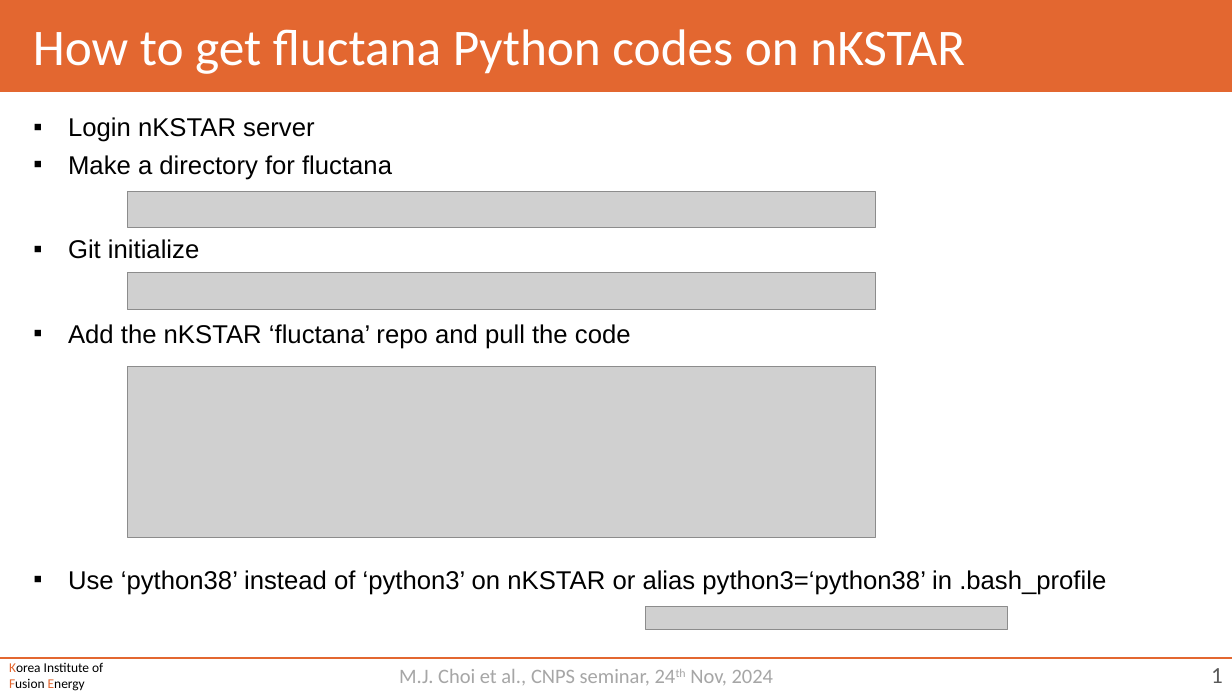
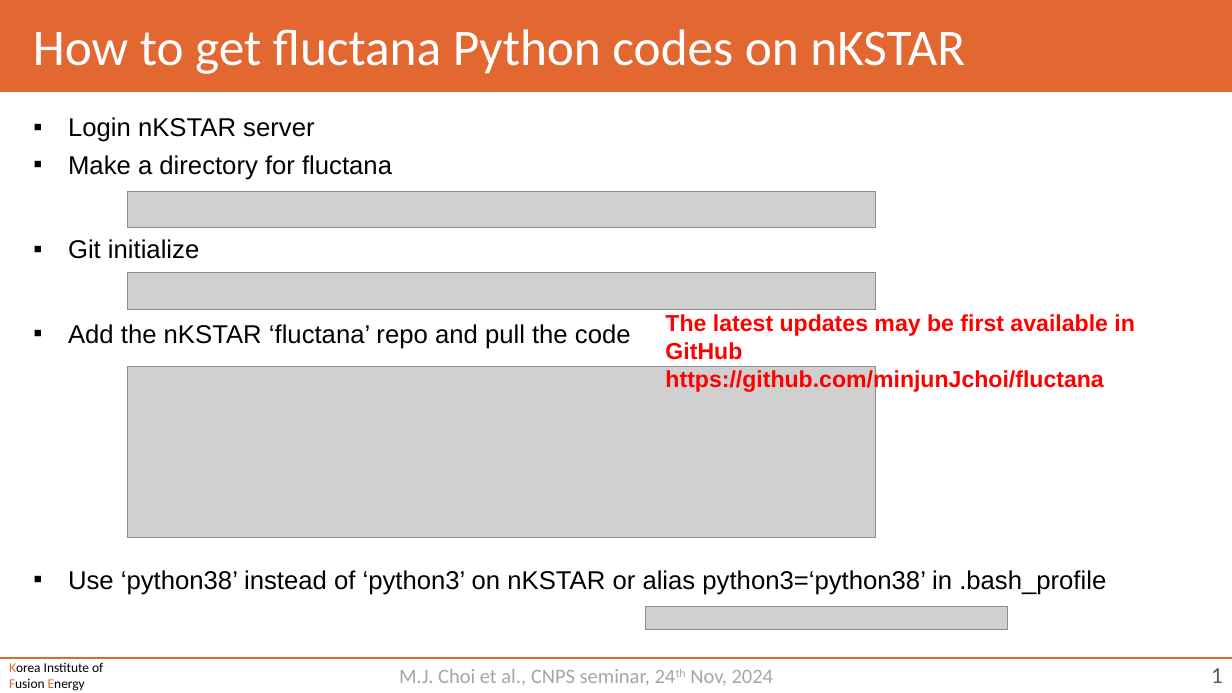
Before and after one commit to minjunJchoi/fluctana, a slide deck: slide 1 of docs/basic_instruction.pptx. Drawn at 1232x693 pixels with LibreOffice and Linux fonts; fonts in the diff are those of the drawing; grey boxes stand for pictures. Boxes give left, top, right and bottom in pixels: in the first picture for what was removed or moved away, otherwise in the second. Text is boxed around its words. In the diff, an @@ line names an element or a change of style, - is before the commit and + after.

```diff
--- a/docs/basic_instruction.pptx
+++ b/docs/basic_instruction.pptx
@@ text added at [665, 314, 1135, 392], 18 pt, text #FF0000, bold @@
+The latest updates may be first available in GitHub
+https://github.com/minjunJchoi/fluctana
```
Also in this commit, not shown: 1 other slide changed.
